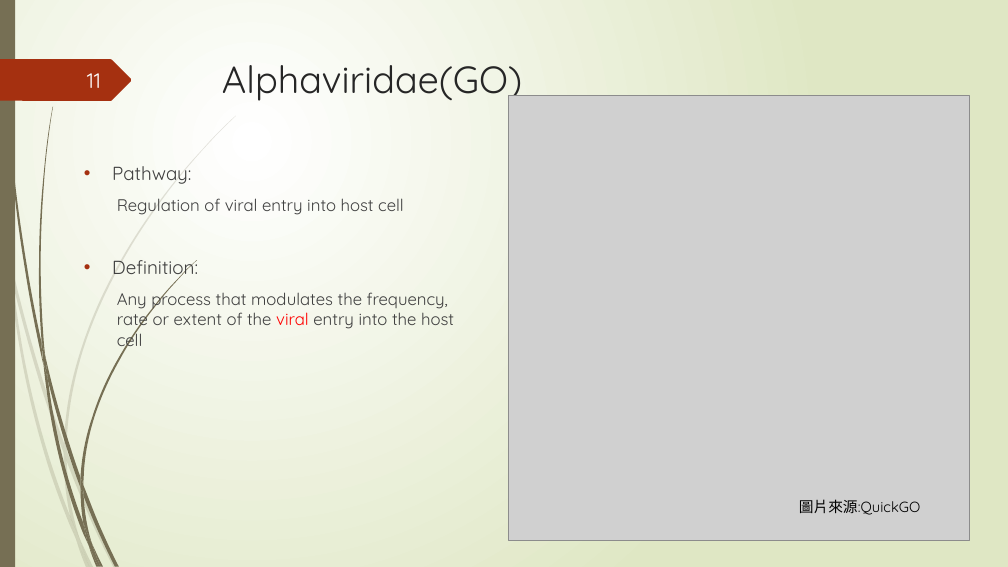
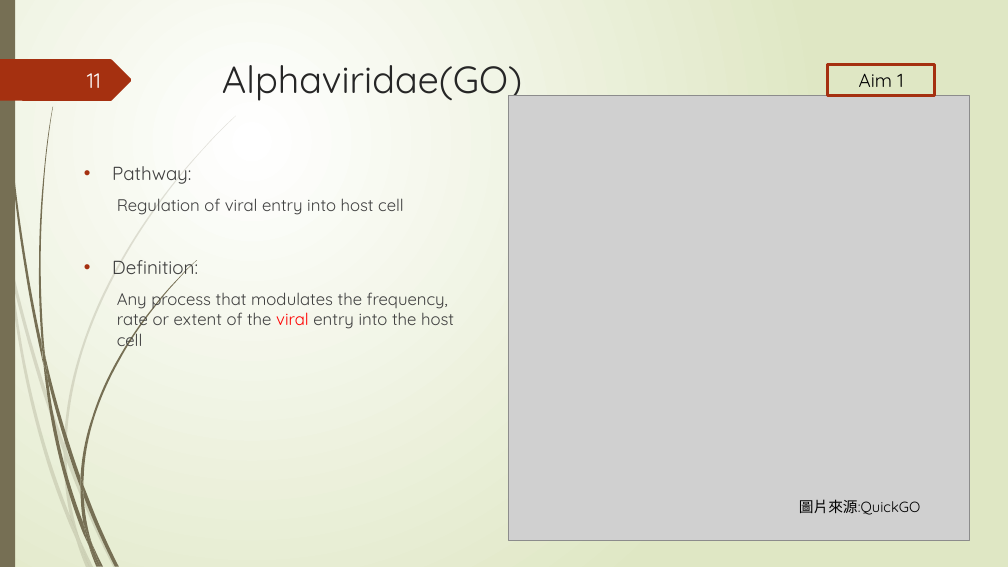
Before and after one commit to Lai-jun-yan/Academia-Sinica-internship-project, a slide deck: slide 11 of 暑期實習進度報告/presentation_final.pptx. Drawn at 1008x567 pixels with LibreOffice and Linux fonts; fonts in the diff are those of the drawing; grey boxes stand for pictures. Boxes give left, top, right and bottom in pixels: in the first picture for what was removed or moved away, otherwise in the second. Text is boxed around its words. In the diff, an @@ line names an element or a change of style, - is before the commit and + after.

```diff
--- a/暑期實習進度報告/presentation_final.pptx
+++ b/暑期實習進度報告/presentation_final.pptx
@@ rectangle added at [828, 65, 935, 95], outline #A53010 3 pt, 18 pt, text #000000 @@
+Aim 1
```
Also in this commit, not shown: 23 other slides changed.
